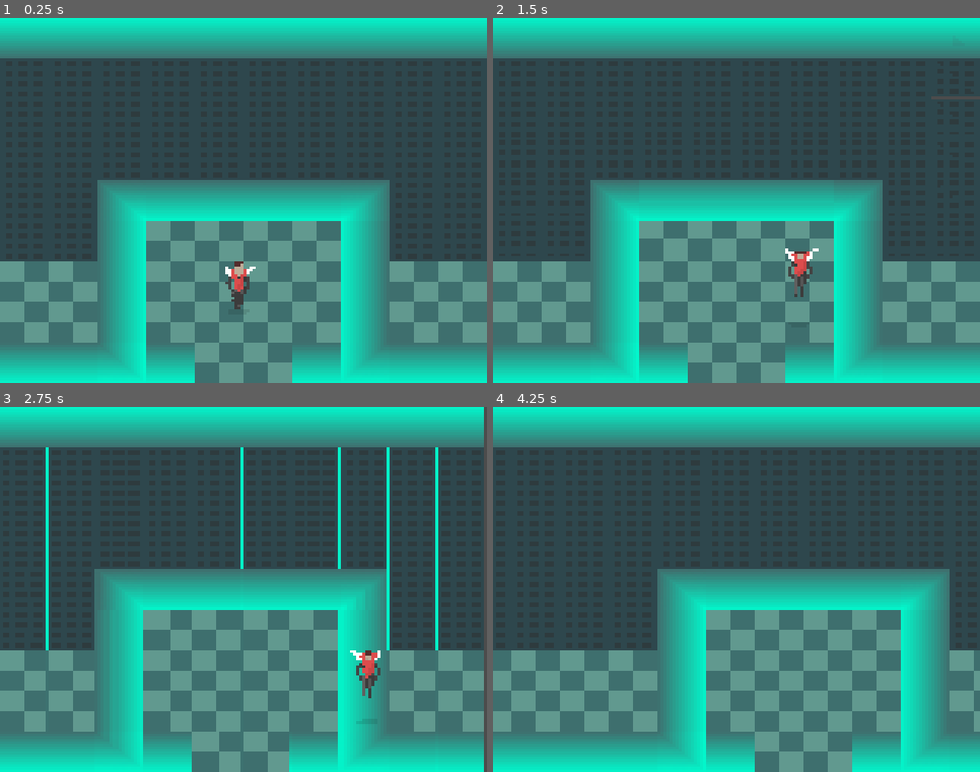
Above: before the commit, frames 1-4 (two rows, left to right).
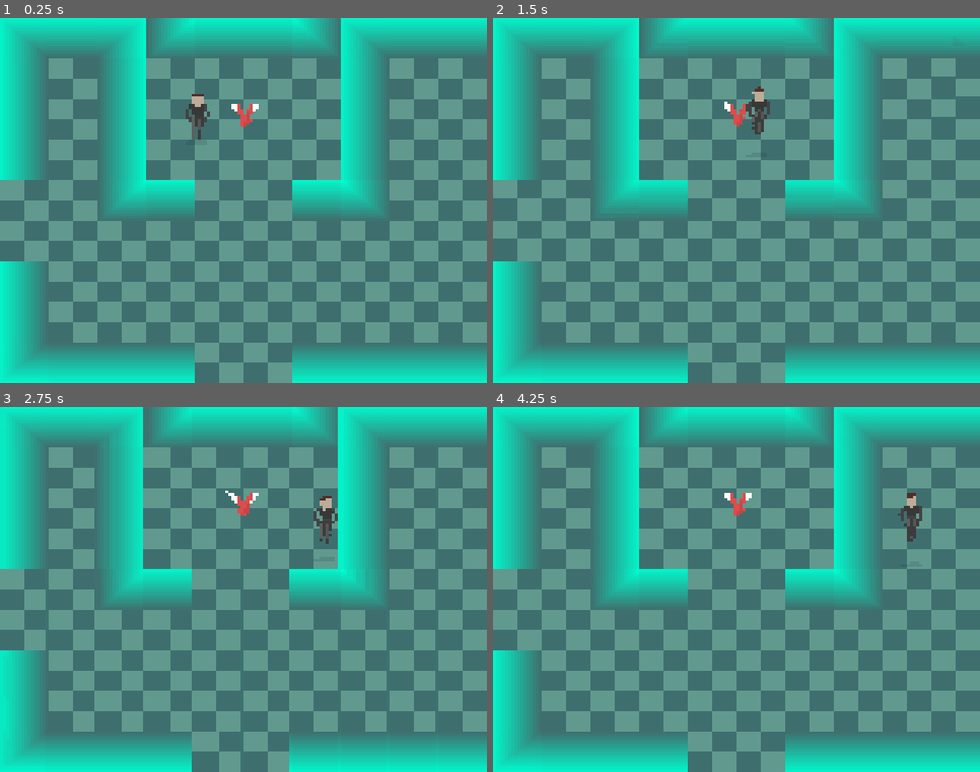
Above: after the commit, the same moments.

Repository: drsounds/game
Game: Godot game, scene res://Game/Scenes/Game.tscn
The game is run twice, just before and just after one commit, with the same random seed, the same clock (stepped at 60 frames per second) and the same inputs.
Inputs:
- Up to frame 1 (0.25 s): no input
- Up to frame 2 (1.5 s): tap Enter at 0.5 s; hold Right (ui_right) 0.53-1.28 s; tap Space (jump) at 0.77 s; hold Down (ui_down) from 1.28 s (still down)
- Up to frame 3 (2.75 s): tap Space (jump) at 1.52 s; release Down (ui_down) at 2.03 s; hold Right (ui_right) from 2.03 s (still down)
- Up to frame 4 (4.25 s): release Right (ui_right) at 2.78 s; hold Up (ui_up) 2.78-3.53 s; tap Space (jump) at 3.02, 3.77 s; hold Left (ui_left) from 3.53 s (still down)

The runs differ from the first frame. In frame 1, 59% of the frame differs, in the area x 0-100%, y 0-98%; in frame 2, 59%; in frame 3, 58%; in frame 4, 77%, in the area x 0-100%, y 0-100%.

Commit message:
Implemented bathing

Diff:
--- /dev/null
+++ b/Game/Gears/FlySuit/FlySuit.gd
@@ -0,0 +1,20 @@
+extends Gear
+class_name FlySuit
+
+# Declare member variables here. Examples:
+# var a = 2
+# var b = "text"
+
+export (bool) var is_suspended = false
+# Called when the node enters the scene tree for the first time.
+
+func get_type():
+	return 'flySuit'
+
+func _ready():
+	pass # Replace with function body.
+
+
+# Called every frame. 'delta' is the elapsed time since the previous frame.
+#func _process(delta):
+#	pass
--- a/Game/Items/FlySuit/FlySuit.tscn
+++ b/Game/Gears/FlySuit/FlySuit.tscn
@@ -1,6 +1,6 @@
-[gd_scene load_steps=3 format=2]
+[gd_scene load_steps=4 format=2]
 
-[ext_resource path="res://Game/Items/FlySuit/FlySuit.gd" type="Script" id=1]
+[ext_resource path="res://Game/Gears/FlySuit/FlySuit.gd" type="Script" id=1]
 
 [sub_resource type="SpriteFrames" id=1]
 animations = [ {
@@ -10,6 +10,9 @@
 "speed": 5.0
 } ]
 
+[sub_resource type="RectangleShape2D" id=2]
+extents = Vector2( 51.0758, 51.4269 )
+
 [node name="FlySuit" type="Node2D"]
 script = ExtResource( 1 )
 
@@ -17,6 +20,12 @@
 visible = false
 position = Vector2( 0.200264, -7.88727 )
 frames = SubResource( 1 )
+
+[node name="Area2D" type="Area2D" parent="."]
+
+[node name="CollisionShape2D" type="CollisionShape2D" parent="Area2D"]
+position = Vector2( -0.59259, -70.6875 )
+shape = SubResource( 2 )
 
 [node name="Item" type="Sprite" parent="."]
 visible = false
--- a/Game/Items/FlySuit/FlySuit.gd
+++ b/Game/Gears/Gear.gd
@@ -1,19 +1,18 @@
 extends Node2D
-class_name FlySuit
+class_name Gear
+
 
 # Declare member variables here. Examples:
 # var a = 2
 # var b = "text"
 
-export (bool) var is_suspended = false
+
 # Called when the node enters the scene tree for the first time.
-
-func get_type():
-	return 'flySuit'
-
 func _ready():
 	pass # Replace with function body.
 
+func get_type():
+	return "gear"
 
 # Called every frame. 'delta' is the elapsed time since the previous frame.
 #func _process(delta):
--- /dev/null
+++ b/Game/Items/Item.gd
@@ -0,0 +1,19 @@
+extends Node2D
+class_name Item
+
+
+# Declare member variables here. Examples:
+# var a = 2
+# var b = "text"
+
+
+# Called when the node enters the scene tree for the first time.
+func _ready():
+	pass # Replace with function body.
+
+func get_type():
+	return "item"
+
+# Called every frame. 'delta' is the elapsed time since the previous frame.
+#func _process(delta):
+#	pass
--- a/Game/Scenes/OverworldEx/OverworldEx.tscn
+++ b/Game/Scenes/OverworldEx/OverworldEx.tscn
@@ -1,7 +1,8 @@
-[gd_scene load_steps=3 format=2]
+[gd_scene load_steps=4 format=2]
 
 [ext_resource path="res://Game/Tilesets/TileSet.tres" type="TileSet" id=1]
 [ext_resource path="res://Game/Scenes/OverworldEx/OverworldEx.gd" type="Script" id=2]
+[ext_resource path="res://Game/Gears/FlySuit/FlySuit.tscn" type="PackedScene" id=3]
 
 [node name="Node2D" type="Node2D"]
 script = ExtResource( 2 )
@@ -13,4 +14,8 @@
 tile_data = PoolIntArray( -589824, 4, 0, -589823, 5, 0, -589822, 6, 0, -589821, 14, 0, -589820, 5, 0, -589819, 5, 0, -5 …(12552 unchanged characters)…
 
 [node name="Spawn_Start" type="Position2D" parent="."]
-position = Vector2( 398.335, 253.786 )
+position = Vector2( 224.764, 43.2518 )
+scale = Vector2( 0.1, 0.1 )
+
+[node name="FlySuit" parent="Spawn_Start" instance=ExtResource( 3 )]
+position = Vector2( 156.053, 21.3064 )
--- a/Game/entities/Character.gd
+++ b/Game/entities/Character.gd
@@ -42,6 +42,8 @@
 
 var items = {}
 
+var gears = {}
+
 var start_scroll_x = 0
 var end_scroll_x = 0
 var start_scroll_y = 0
@@ -105,6 +107,12 @@
 		items[id] = item_node
 	return items[id]
 
+func load_gear(id):
+	if not gears.has(id):
+		var gear_scene = load('res://Game/Gears/' + id + '/' + id + '.tscn')
+		var gear_node = gear_scene.instance()
+		gears[id] = gear_node
+	return gears[id]
 func assign_gear(item):
 	$Node2D/CharacterBody/Gear.add_child(item)
 
@@ -189,9 +197,17 @@
 		var packed_scene = body.scene
 		var scene = packed_scene.instance()
 		self.teleport(packed_scene, body.spawn_point)
+		if body is Item:
+			body.get_parent().remove_child(body)
+			items[body.get_type()] = body
+		if body is Gear:
+			gears[body.get_type()] = body.get_type()
+			assign_gear(body)
 
 func get_z():
 	return _z
+
+
 
 func jump_down(s, collider):
 	if is_jumping_down:
@@ -279,7 +295,7 @@
 		# Get the tile id
 		var tile_id = tile_map.get_cellv(tile_pos)
 		var tile_name = tile_map.tile_set.tile_get_name(tile_id)
-		if z > 0:
+		if not z > 0:
 			if tile_name == "Aqua":
 				set_is_bathing(true)
 			else:
@@ -300,6 +316,7 @@
 			$Node2D.scale.x = 0.1
 			$Node2D.scale.y = 0.1
 			self.respawn()
+		return
 
 	if _z_velocity > -10:
 		_z_velocity -= z_gravity
@@ -346,6 +363,8 @@
 					var packed_scene = load('res://Game/Scenes/' + collider.scene + '/' + collider.scene + '.tscn')
 					var scene = packed_scene.instance()
 					self.teleport(scene, collider.spawn_point)
+
+
 				if collider is TileMap:
 					var tile_pos = collision.collider.world_to_map(position)
 					# Find the colliding tile position
@@ -457,8 +476,8 @@
 	if self.use_script:
 		self.use_script_node = use_script.new()
 		self.use_script_node.init(self)
-	var fly_suit = load_item('flySuit')
-	assign_gear(fly_suit)
+#	var fly_suit = load_item('flySuit')
+	#assign_gear(fly_suit)
 
 	self.connect("body_entered", self, "_on_body_entered")
 
--- a/project.godot
+++ b/project.godot
@@ -9,10 +9,20 @@
 config_version=4
 
 _global_script_classes=[ {
-"base": "Node2D",
+"base": "Gear",
 "class": "FlySuit",
 "language": "GDScript",
-"path": "res://Game/Items/FlySuit/FlySuit.gd"
+"path": "res://Game/Gears/FlySuit/FlySuit.gd"
+}, {
+"base": "Node2D",
+"class": "Gear",
+"language": "GDScript",
+"path": "res://Game/Gears/Gear.gd"
+}, {
+"base": "Node2D",
+"class": "Item",
+"language": "GDScript",
+"path": "res://Game/Items/Item.gd"
 }, {
 "base": "Node",
 "class": "SceneManager",
@@ -21,6 +31,8 @@
 } ]
 _global_script_class_icons={
 "FlySuit": "",
+"Gear": "",
+"Item": "",
 "SceneManager": ""
 }
 
